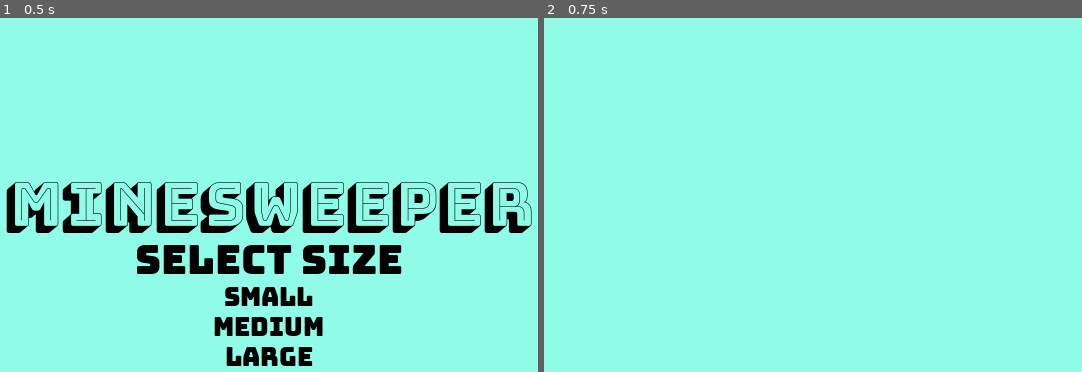
Above: before the commit, frames 1-2 (left to right).
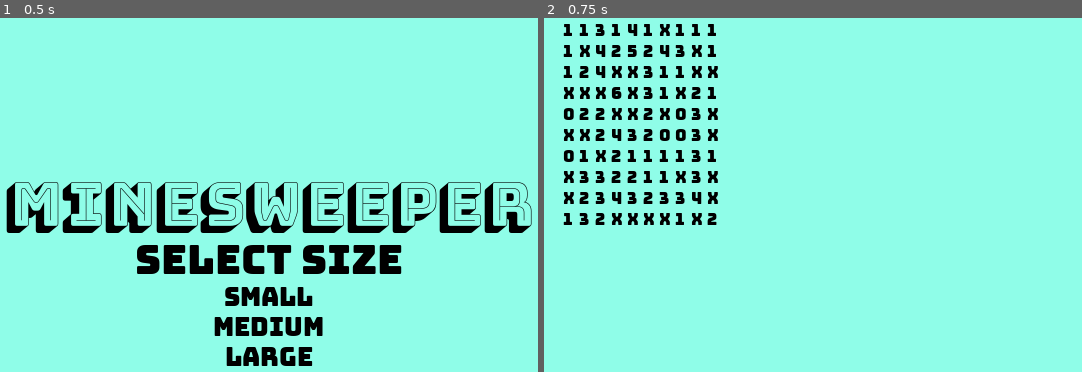
Above: after the commit, the same moments.

Repository: hannah-ronan/minesweeper
Game: Godot game, scene res://main.tscn
Same seed, same stepped clock (60 frames per second), same inputs: the game is played once before the commit and once after it.
Inputs:
- Up to frame 1 (0.5 s): no input
- Up to frame 2 (0.75 s): click "small" at 0.5 s

Frame 1 is identical in both runs. In frame 2, 5.1% of the frame differs, in the area x 3-33%, y 1-59%.

Commit message:
made the grid display when a size is chosen

Diff:
--- a/game.gd
+++ b/game.gd
@@ -1,19 +1,24 @@
-extends Node2D
+extends GridContainer
 
 class_name game
 var tiles = []
-var tile = load("res://tile.gd")
-var size = 0
+var tile_class = load("res://tile.tscn")
+var size = self.columns
+
+
+
 func create_grid():
+	randomize()
 	#create the game grid, filled only with 0s then populate it with mines
 	#the grid gets size*2 mines on it
 	for y in range(size):
 		tiles.append([])
 		for x in range(size):
-			var new_tile = tile.new()
+			var new_tile = tile_class.instance()
+			new_tile.x_loc = x
+			new_tile.y_loc =y
+			new_tile.size = size
 			tiles[y].append(new_tile)
-			new_tile.x_loc = x
-			new_tile.y_loc = y
 
 	var mine_count = 0
 	while mine_count<(size*3):
@@ -21,7 +26,7 @@
 		var randy = randi() % tiles.size()
 		for row in tiles:
 			for tile in row:
-				if tile.x_loc == randx and tile.y_loc==randy:
+				if tile.x_loc == randx and tile.y_loc==randy and tile.is_mine==false:
 					tile.is_mine = true
 					mine_count+=1
 	update_corners()
@@ -55,7 +60,10 @@
 				check_corner(tile)
 			elif tile.is_edge:
 				check_edge(tile)
-
+			if tile.is_mine:
+				tile.text = "X"
+			else:
+				tile.text = str(tile.mine_count)
 func check_all(tile):
 	check_tile(tile, -1,-1)
 	check_tile(tile, 0,-1)
--- a/game.tscn
+++ b/game.tscn
@@ -2,5 +2,13 @@
 
 [ext_resource path="res://game.gd" type="Script" id=1]
 
-[node name="Node2D" type="Node2D"]
+[node name="game" type="GridContainer"]
+margin_left = 50.0
+margin_top = 50.0
+margin_right = 550.0
+margin_bottom = 550.0
+columns = 10
 script = ExtResource( 1 )
+__meta__ = {
+"_edit_use_anchors_": false
+}
--- a/main.gd
+++ b/main.gd
@@ -1,25 +1,41 @@
 extends Node2D
-var game = load("res://game.gd")
-onready var menu = get_node("main_ui")
+var game_class = load("res://game.tscn")
+onready var menu = get_node("menu")
+
+
 func on_ready():
-	randomize()
+	pass
 
 func _on_small_pressed():
 	menu.visible=false
-	var small_game = game.new()
-	small_game.size = 10
+	var small_game = game_class.instance()
 	small_game.create_grid()
-
+	small_game.columns = 10
+	add_child(small_game)
+	draw_grid(small_game)
 
 func _on_medium_pressed():
 	menu.visible=false
-	var medium_game = game.new()
+	var medium_game = game_class.instance()
+	medium_game.columns = 20
 	medium_game.size = 20
 	medium_game.create_grid()
+	add_child(medium_game)
+	draw_grid(medium_game)
 
 
 func _on_large_pressed():
 	menu.visible=false
-	var large_game = game.new()
+	var large_game = game_class.instance()
+	large_game.columns = 30
 	large_game.size = 30
 	large_game.create_grid()
+	add_child(large_game)
+	draw_grid(large_game)
+
+func draw_grid(grid):
+	for row in grid.tiles:
+		for tile in row:
+			grid.add_child(tile)
+			var label_size = Vector2(500/grid.size,500/grid.size)
+			tile.set_size(label_size)
--- a/main.tscn
+++ b/main.tscn
@@ -18,10 +18,10 @@
 size = 25
 font_data = ExtResource( 3 )
 
-[node name="Node2D" type="Node2D"]
+[node name="main" type="Node2D"]
 script = ExtResource( 4 )
 
-[node name="main_ui" type="VBoxContainer" parent="."]
+[node name="menu" type="VBoxContainer" parent="."]
 margin_right = 600.0
 margin_bottom = 600.0
 alignment = 1
@@ -29,7 +29,7 @@
 "_edit_use_anchors_": false
 }
 
-[node name="title" type="Label" parent="main_ui"]
+[node name="title" type="Label" parent="menu"]
 margin_top = 202.0
 margin_right = 600.0
 margin_bottom = 263.0
@@ -38,12 +38,11 @@
 text = "minesweeper"
 align = 1
 valign = 1
-percent_visible = -0.0909091
 __meta__ = {
 "_edit_use_anchors_": false
 }
 
-[node name="select_size" type="Label" parent="main_ui"]
+[node name="select_size" type="Label" parent="menu"]
 margin_top = 267.0
 margin_right = 600.0
 margin_bottom = 308.0
@@ -56,13 +55,13 @@
 "_edit_use_anchors_": false
 }
 
-[node name="size_options" type="VBoxContainer" parent="main_ui"]
+[node name="size_options" type="VBoxContainer" parent="menu"]
 margin_top = 312.0
 margin_right = 600.0
 margin_bottom = 398.0
 alignment = 1
 
-[node name="small" type="Button" parent="main_ui/size_options"]
+[node name="small" type="Button" parent="menu/size_options"]
 margin_right = 600.0
 margin_bottom = 26.0
 custom_styles/hover = ExtResource( 2 )
@@ -80,7 +79,7 @@
 "_edit_use_anchors_": false
 }
 
-[node name="medium" type="Button" parent="main_ui/size_options"]
+[node name="medium" type="Button" parent="menu/size_options"]
 margin_top = 30.0
 margin_right = 600.0
 margin_bottom = 56.0
@@ -99,7 +98,7 @@
 "_edit_use_anchors_": false
 }
 
-[node name="large" type="Button" parent="main_ui/size_options"]
+[node name="large" type="Button" parent="menu/size_options"]
 margin_top = 60.0
 margin_right = 600.0
 margin_bottom = 86.0
@@ -117,6 +116,6 @@
 __meta__ = {
 "_edit_use_anchors_": false
 }
-[connection signal="pressed" from="main_ui/size_options/small" to="." method="_on_small_pressed"]
-[connection signal="pressed" from="main_ui/size_options/medium" to="." method="_on_medium_pressed"]
-[connection signal="pressed" from="main_ui/size_options/large" to="." method="_on_large_pressed"]
+[connection signal="pressed" from="menu/size_options/small" to="." method="_on_small_pressed"]
+[connection signal="pressed" from="menu/size_options/medium" to="." method="_on_medium_pressed"]
+[connection signal="pressed" from="menu/size_options/large" to="." method="_on_large_pressed"]
--- a/project.godot
+++ b/project.godot
@@ -9,12 +9,12 @@
 config_version=4
 
 _global_script_classes=[ {
-"base": "Node2D",
+"base": "GridContainer",
 "class": "game",
 "language": "GDScript",
 "path": "res://game.gd"
 }, {
-"base": "Node",
+"base": "Label",
 "class": "tile",
 "language": "GDScript",
 "path": "res://tile.gd"
--- a/tile.gd
+++ b/tile.gd
@@ -1,10 +1,23 @@
-extends Node
+extends Label
 
 class_name tile
-var is_mine = false
-var mine_count = 0
-var x_loc = 0
-var y_loc = 0
-var is_corner = true
-var is_edge = true
-var edge_id = ""
+var is_mine
+var mine_count
+var x_loc
+var y_loc
+var is_corner
+var is_edge
+var edge_id
+var label
+var size
+#var mask = Label.new()
+
+func _init():
+	self.x_loc = 0
+	self.y_loc = 0
+	self.is_mine = false
+	self.is_corner = false
+	self.is_edge = false
+	self.edge_id = ""
+	self.mine_count = 0
+	self.size = 10
--- /dev/null
+++ b/tile.tscn
@@ -0,0 +1,17 @@
+[gd_scene load_steps=4 format=2]
+
+[ext_resource path="res://tile.gd" type="Script" id=1]
+[ext_resource path="res://Bungee-Regular.ttf" type="DynamicFontData" id=2]
+
+[sub_resource type="DynamicFont" id=1]
+font_data = ExtResource( 2 )
+
+[node name="tile" type="Label"]
+margin_right = 40.0
+margin_bottom = 14.0
+custom_fonts/font = SubResource( 1 )
+custom_colors/font_color = Color( 0, 0, 0, 1 )
+script = ExtResource( 1 )
+__meta__ = {
+"_edit_use_anchors_": false
+}
